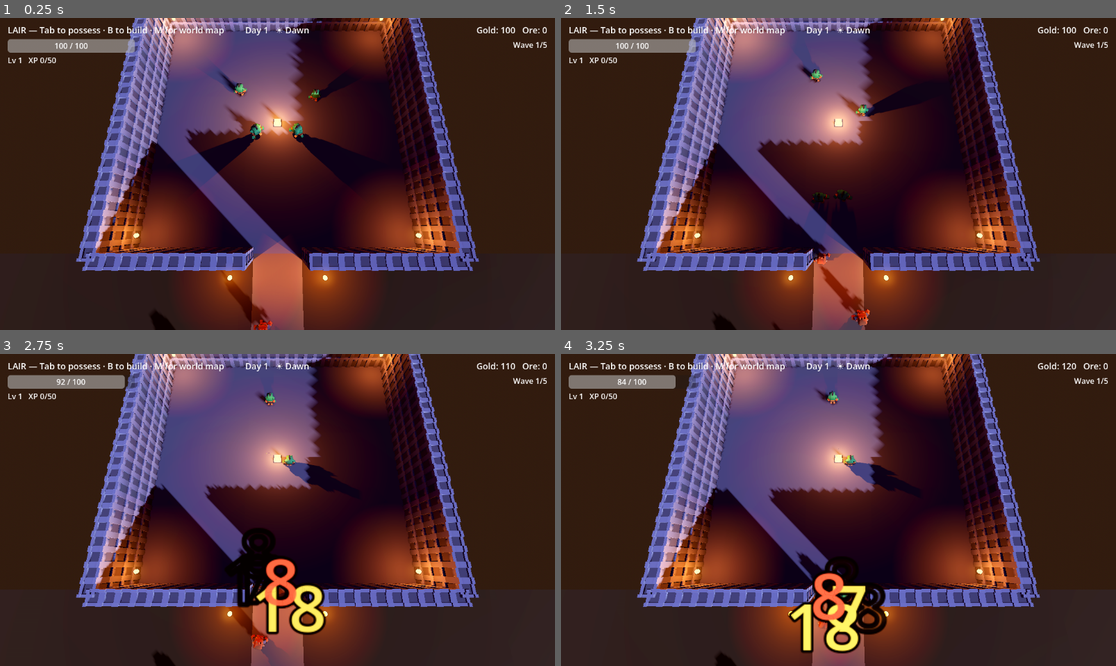
Above: before the commit, frames 1-4 (two rows, left to right).
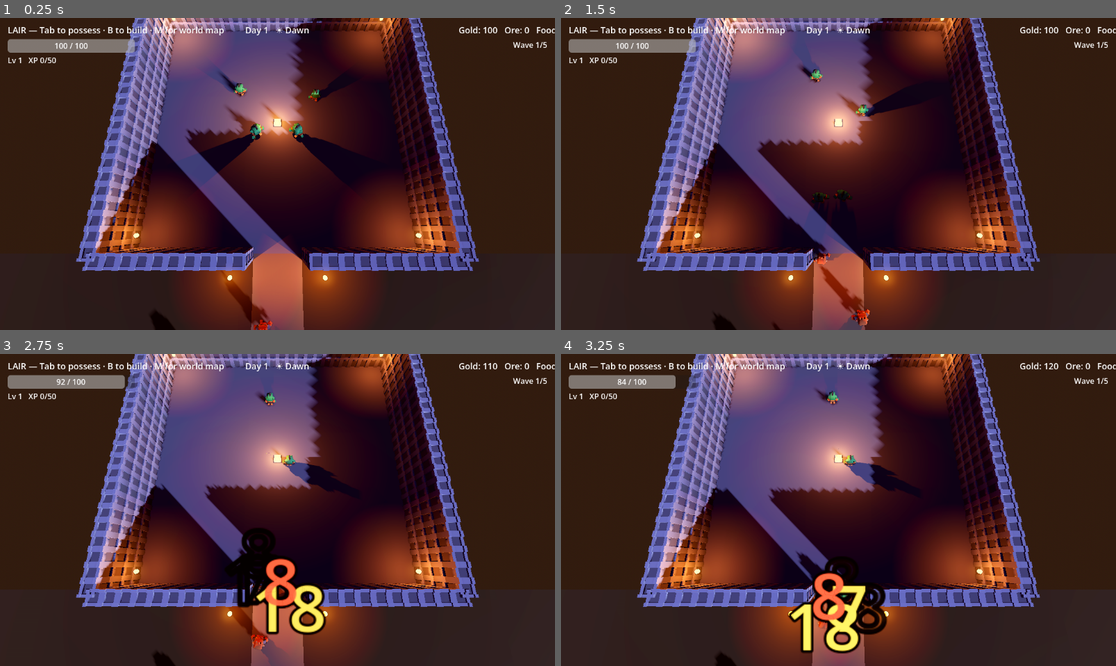
Above: after the commit, the same moments.

Repository: TAgents/orcs-lair
Game: Godot game, scene res://scenes/lair.tscn
The game is run twice, just before and just after one commit, with the same random seed, the same clock (stepped at 60 frames per second) and the same inputs.
Inputs (mouse positions are in pixels of both pictures, inside the frame that each line leads up to):
- Up to frame 1 (0.25 s): no input
- Up to frame 2 (1.5 s): tap Enter at 0.5 s; move the mouse to (960, 158) at 0.52 s; hold D (move_right) 0.53-1.28 s; hold 5 (build_select_5, bound only after the commit) 0.53-1.28 s; click (960, 158) at 0.67 s; move the mouse to (727, 189) at 1.27 s; hold S (move_back) from 1.28 s (still down); tap J (attack) at 1.35 s
- Up to frame 3 (2.75 s): tap 5 (build_select_5, bound only after the commit) at 1.55, 2.3 s; move the mouse to (333, 441) at 2.02 s; release S (move_back) at 2.03 s; hold D (move_right) from 2.03 s (still down); hold O (attr_agi) from 2.03 s (still down)
- Up to frame 4 (3.25 s): move the mouse to (810, 572) at 2.77 s; release D (move_right) at 2.78 s; release O (attr_agi) at 2.78 s; hold W (move_forward) from 2.78 s (still down); tap U (attr_str) at 2.85 s; click (810, 572) at 2.92 s; tap 5 (build_select_5, bound only after the commit) at 3.05 s

The runs differ from the first frame. In frame 1, 0.2% of the frame differs, in the area x 82-100%, y 2-5%; in frame 2, 0.2%; in frame 3, 0.2%; in frame 4, 0.2%.

Commit message:
feat: Food + Kitchen + worker desertion (PR 6/8)
The first real failure state outside of combat. Workers consume food
at every day boundary; if the larder can't cover the count, the
deficit deserts.

  - Economy gains `food: int` (STARTING_FOOD=50) + `add_food(float)`
    + `food_changed` signal mirroring gold/ore.
  - Room.Type.KITCHEN = 5, cost 30g, color (0.95, 0.80, 0.40).
    PlacedRoom produces 0.5 food/sec while a worker is WORKING; the
    Cook class (worker_class system) multiplies this 1.5×.
  - BuildController.build_select_5 (key 5) selects Kitchen; Worker
    earns "Cook" class for working in one.
  - Lair.gd subscribes to Clock.day_changed: at each rollover all
    living workers eat FOOD_PER_WORKER_PER_DAY=1. If Economy.food
    can't cover the count, food clamps to 0 and `deficit` workers
    queue_free (oldest first via tree order).
  - HUD GoldLabel widens to "Gold: G   Ore: O   Food: F".
  - Save format bumped to v9 — persists Economy.food. v1..v8 saves
    default to STARTING_FOOD.

Scenario food_desertion: Economy.food=3 with 2 workers, advance 5
days. Pass: food=0, workers_alive=0 (both deserted). All 44 headless
scenarios pass.

Co-Authored-By: Claude Opus 4.7 (1M context) <noreply@anthropic.com>

Diff:
--- a/project.godot
+++ b/project.godot
@@ -105,6 +105,11 @@
 "events": [Object(InputEventKey,"resource_local_to_scene":false,"resource_name":"","device":-1,"window_id":0,"alt_press …(190 unchanged characters)…
 ]
 }
+build_select_5={
+"deadzone": 0.5,
+"events": [Object(InputEventKey,"resource_local_to_scene":false,"resource_name":"","device":-1,"window_id":0,"alt_pressed":false,"shift_pressed":false,"ctrl_pressed":false,"meta_pressed":false,"pressed":false,"keycode":0,"physical_keycode":53,"key_label":0,"unicode":0,"location":0,"echo":false,"script":null)
+]
+}
 world_map_toggle={
 "deadzone": 0.5,
 "events": [Object(InputEventKey,"resource_local_to_scene":false,"resource_name":"","device":-1,"window_id":0,"alt_press …(190 unchanged characters)…
--- /dev/null
+++ b/scenarios/food_desertion.json
@@ -0,0 +1,21 @@
+{
+	"name": "food_desertion",
+	"description": "Direction A PR 6: workers eat 1 food per day at the day boundary. If food can't cover the lair, the deficit deserts (queue_free). Setup: Economy.food=3 (instead of 50), 2 workers. Advance 5 days via Clock.advance_hours(120). Day 1: 3-2=1. Day 2: deficit=1, food=0, 1 worker deserts. Day 3+: 1 worker × 1 food/day. After 5 days food still 0, 1 worker should still be alive (the 2nd day's deficit ate the second worker; after that the 1 remaining is fed by 0 food → another deserts day 3 → 0 alive).",
+	"seed": 1616,
+	"max_duration_s": 2,
+	"champion": {
+		"max_hp": 100,
+		"damage": 14,
+		"move_speed": 5.0
+	},
+	"raiders": [],
+	"inputs": [
+		{"t": 0.1, "call": "/root/Economy.set", "args": ["food", 3], "note": "starve setup"},
+		{"t": 0.4, "call": "/root/Clock.advance_hours", "args": [120.0], "note": "+5 days → 5 day-rollovers"}
+	],
+	"pass_criteria": {
+		"champion_alive": true,
+		"food_eq": 0,
+		"workers_alive_eq": 0
+	}
+}
--- a/scripts/build/build_controller.gd
+++ b/scripts/build/build_controller.gd
@@ -73,6 +73,8 @@
 		_select_type(Room.Type.TREASURY)
 	elif event.is_action_pressed("build_select_4"):
 		_select_type(Room.Type.MINE)
+	elif event.is_action_pressed("build_select_5"):
+		_select_type(Room.Type.KITCHEN)
 	elif event.is_action_pressed("build_confirm"):
 		_try_place()
 	elif event.is_action_pressed("build_demolish"):
--- a/scripts/build/placed_room.gd
+++ b/scripts/build/placed_room.gd
@@ -16,15 +16,17 @@
 const SLEEPING_HP_PER_SEC: float = 4.0
 const SLEEPING_HEAL_RADIUS: float = 4.5
 const MINE_ORE_PER_SEC: float = 0.5
+const KITCHEN_FOOD_PER_SEC: float = 0.5
 # Per-room class match: when the assigned worker has the matching class,
 # room output / craft speed is multiplied by this. Trainer/Banker/Miner/
-# Smith are awarded by Worker._advance_class_progress.
+# Smith/Cook are awarded by Worker._advance_class_progress.
 const CLASS_BONUS_MULT: float = 1.5
 const CLASS_FOR_ROOM_TYPE: Dictionary = {
 	Room.Type.TRAINING: "Trainer",
 	Room.Type.TREASURY: "Banker",
 	Room.Type.MINE: "Miner",
 	Room.Type.FORGE: "Smith",
+	Room.Type.KITCHEN: "Cook",
 }
 const FORGE_CRAFT_TIME: float = 6.0
 const FORGE_ORE_COST: int = 1
@@ -90,6 +92,8 @@
 		Economy.add_ore(MINE_ORE_PER_SEC * delta * mult)
 	elif room_type == Room.Type.FORGE:
 		_step_forge(delta * mult)
+	elif room_type == Room.Type.KITCHEN:
+		Economy.add_food(KITCHEN_FOOD_PER_SEC * delta * mult)
 
 # 1.5× when the assigned worker's class matches this room's type, 1.0
 # otherwise. Sleeping rooms have no class bonus (no class is awarded for
--- a/scripts/build/room.gd
+++ b/scripts/build/room.gd
@@ -3,7 +3,7 @@
 
 # Pure data describing a room type. Visuals come from build_controller's palette.
 
-enum Type { SLEEPING, TRAINING, TREASURY, MINE, FORGE }
+enum Type { SLEEPING, TRAINING, TREASURY, MINE, FORGE, KITCHEN }
 
 @export var type: Type = Type.SLEEPING
 @export var footprint: Vector2i = Vector2i(2, 2)
@@ -35,4 +35,8 @@
 			r.display_name = "Forge"
 			r.color = Color(0.75, 0.30, 0.10)
 			r.cost = 50
+		Type.KITCHEN:
+			r.display_name = "Kitchen"
+			r.color = Color(0.95, 0.80, 0.40)
+			r.cost = 30
 	return r
--- a/scripts/economy.gd
+++ b/scripts/economy.gd
@@ -6,9 +6,11 @@
 
 const STARTING_GOLD: int = 100
 const STARTING_ORE: int = 0
+const STARTING_FOOD: int = 50
 
 signal gold_changed(new_amount: int)
 signal ore_changed(new_amount: int)
+signal food_changed(new_amount: int)
 signal spend_blocked(needed: int, have: int, reason: String)
 
 var gold: int = STARTING_GOLD:
@@ -25,10 +27,18 @@
 		ore = value
 		ore_changed.emit(ore)
 
-# Internal accumulators so fractional gold/ore per frame only emit the
+var food: int = STARTING_FOOD:
+	set(value):
+		if value == food:
+			return
+		food = value
+		food_changed.emit(food)
+
+# Internal accumulators so fractional resources per frame only emit the
 # changed signal when the integer value rolls over.
 var _gold_accum: float = 0.0
 var _ore_accum: float = 0.0
+var _food_accum: float = 0.0
 
 func add_gold(amount: float) -> void:
 	if amount == 0.0:
@@ -56,11 +66,26 @@
 		_ore_accum -= float(whole)
 		ore = ore + whole
 
+func add_food(amount: float) -> void:
+	if amount == 0.0:
+		return
+	_food_accum += amount
+	if _food_accum >= 1.0:
+		var whole := int(_food_accum)
+		_food_accum -= float(whole)
+		food = food + whole
+	elif _food_accum <= -1.0:
+		var whole := int(_food_accum)
+		_food_accum -= float(whole)
+		food = food + whole
+
 func reset() -> void:
 	gold = STARTING_GOLD
 	_gold_accum = 0.0
 	ore = STARTING_ORE
 	_ore_accum = 0.0
+	food = STARTING_FOOD
+	_food_accum = 0.0
 
 func can_afford(amount: int) -> bool:
 	return gold >= amount
--- a/scripts/lair.gd
+++ b/scripts/lair.gd
@@ -34,6 +34,7 @@
 func _ready() -> void:
 	_collect_champions()
 	Clock.time_changed.connect(_on_time_changed)
+	Clock.day_changed.connect(_on_day_changed)
 	_on_time_changed(Clock.time_of_day)
 
 	if _maybe_run_scenario():
@@ -270,6 +271,33 @@
 	_raid_guards_dead = _raid_guards_total
 	_check_raid_complete()
 
+# Daily food rollover: each living worker consumes 1 food at the day
+# boundary. If food can't cover everyone, the deficit is the number of
+# workers who desert (queue_free starting from oldest). Workers in
+# scenario mode aren't immune — scenarios that don't want desertion
+# either (a) don't cross day boundaries, or (b) seed Economy.food high.
+const FOOD_PER_WORKER_PER_DAY: int = 1
+
+func _on_day_changed(_new_day: int) -> void:
+	var workers: Array = get_tree().get_nodes_in_group("workers")
+	var alive_workers: Array = []
+	for w in workers:
+		if w is Worker and w.is_alive():
+			alive_workers.append(w)
+	var need: int = alive_workers.size() * FOOD_PER_WORKER_PER_DAY
+	if Economy.food >= need:
+		Economy.food = Economy.food - need
+		return
+	Economy.food = 0
+	var deficit: int = need - Economy.food
+	# Desert (free) deficit-many workers, oldest first (back of array
+	# in tree order). Cap at alive_workers.size() so we don't underflow.
+	var to_free: int = min(deficit, alive_workers.size())
+	for i in to_free:
+		var w: Node = alive_workers[i]
+		if is_instance_valid(w):
+			w.queue_free()
+
 # Day/night cycle: rotates the lair's DirectionalLight3D around the world X
 # axis so the sun's apparent altitude tracks Clock.time_of_day. Day-zero
 # pitch was -65° (the original "low warm sun"); we sweep ±90° on either
--- a/scripts/orcs/worker.gd
+++ b/scripts/orcs/worker.gd
@@ -14,6 +14,7 @@
 	Room.Type.TREASURY: "Banker",
 	Room.Type.MINE: "Miner",
 	Room.Type.FORGE: "Smith",
+	Room.Type.KITCHEN: "Cook",
 }
 
 signal class_earned(worker: Worker, new_class: String)
--- a/scripts/save_system.gd
+++ b/scripts/save_system.gd
@@ -25,7 +25,7 @@
 # Backward-compatible: v1..v5 saves load cleanly. Missing fields default to
 # zero across the board.
 
-const SAVE_FORMAT_VERSION: int = 8
+const SAVE_FORMAT_VERSION: int = 9
 
 signal saved(path: String)
 signal loaded(path: String)
@@ -96,6 +96,7 @@
 		"version": SAVE_FORMAT_VERSION,
 		"gold": Economy.gold,
 		"ore": Economy.ore,
+		"food": Economy.food,
 		"inventory": Inventory.items(),
 		"raids_completed": raids_completed,
 		"day_index": Clock.day_index,
@@ -111,6 +112,7 @@
 	Economy.reset()
 	Economy.gold = int(data.get("gold", Economy.STARTING_GOLD))
 	Economy.ore = int(data.get("ore", Economy.STARTING_ORE))
+	Economy.food = int(data.get("food", Economy.STARTING_FOOD))
 	Inventory.clear()
 	for item_id in data.get("inventory", []):
 		Inventory.add(String(item_id))
--- a/scripts/test/scenario_runner.gd
+++ b/scripts/test/scenario_runner.gd
@@ -284,6 +284,20 @@
 		if got >= want:
 			ok = false
 			reasons.append("champion_z_lt want<%.2f got=%.2f" % [want, got])
+	if crit.has("food_eq"):
+		var want: int = int(crit["food_eq"])
+		if Economy.food != want:
+			ok = false
+			reasons.append("food_eq want=%d got=%d" % [want, Economy.food])
+	if crit.has("workers_alive_eq"):
+		var want: int = int(crit["workers_alive_eq"])
+		var got: int = 0
+		for w in _lair.get_tree().get_nodes_in_group("workers"):
+			if w is Worker and w.is_alive():
+				got += 1
+		if got != want:
+			ok = false
+			reasons.append("workers_alive_eq want=%d got=%d" % [want, got])
 	if crit.has("workers_classed_eq"):
 		var want: int = int(crit["workers_classed_eq"])
 		var got: int = 0
--- a/scripts/ui/hud.gd
+++ b/scripts/ui/hud.gd
@@ -23,6 +23,7 @@
 	Game.game_over.connect(_on_game_over)
 	Economy.gold_changed.connect(_on_gold_changed)
 	Economy.ore_changed.connect(_on_ore_changed)
+	Economy.food_changed.connect(_on_food_changed)
 	banner.visible = false
 	build_label.visible = false
 	_refresh_mode()
@@ -205,5 +206,8 @@
 func _on_ore_changed(_amount: int) -> void:
 	_refresh_gold()
 
+func _on_food_changed(_amount: int) -> void:
+	_refresh_gold()
+
 func _refresh_gold() -> void:
-	gold_label.text = "Gold: %d   Ore: %d" % [Economy.gold, Economy.ore]
+	gold_label.text = "Gold: %d   Ore: %d   Food: %d" % [Economy.gold, Economy.ore, Economy.food]
Not shown, changed: .github/workflows/ci.yml
